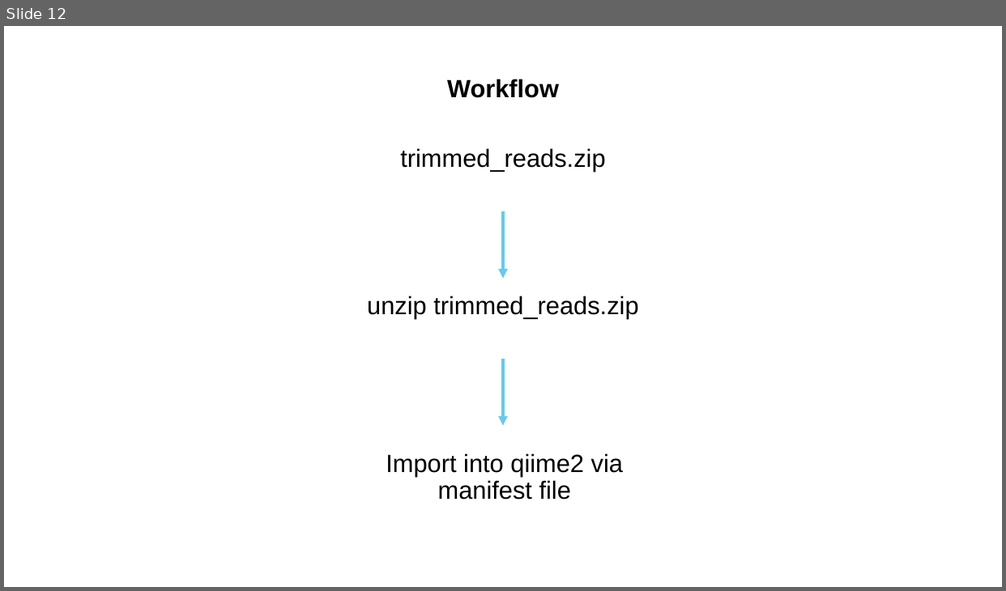
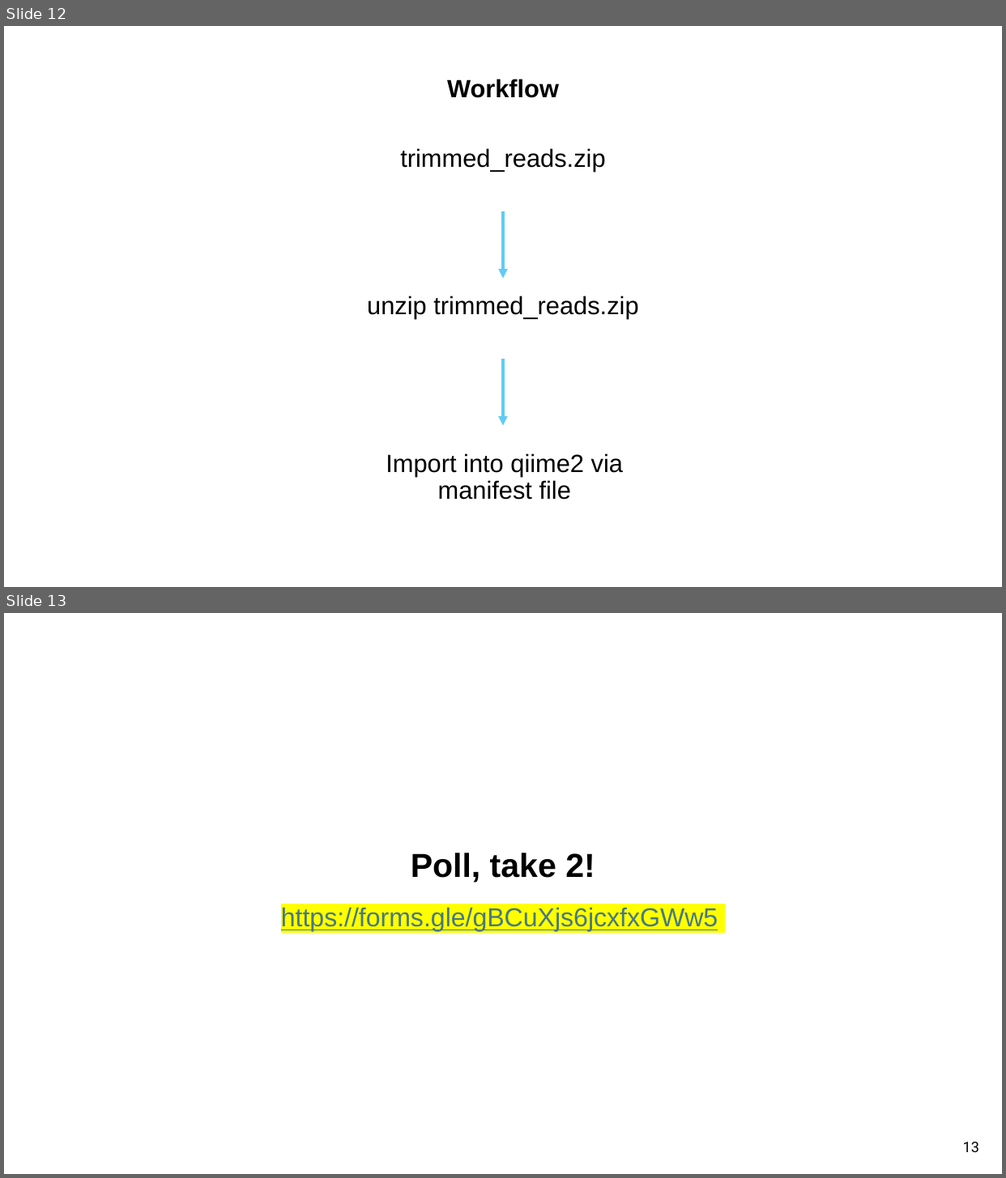
Before and after one commit to sabahzero/UPRM_QIIME2workshop, a slide deck: lectures/IntroLecture1b_Smith.pptx. Shown one above the other, each under a label of ours: slide 12 before the commit, slides 12 and 13 after it. The pictures are 1006x591 and 1006x1178 pixels, drawn with LibreOffice and Linux fonts; fonts in the diff are those of the drawing. Boxes give left, top, right and bottom in pixels: in the first picture for what was removed or moved away, otherwise in the second. Text is boxed around its words. In the diff, an @@ line names an element or a change of style, - is before the commit and + after.

```diff
--- a/lectures/IntroLecture1b_Smith.pptx
+++ b/lectures/IntroLecture1b_Smith.pptx
@@ slide 13 added at (x1=4, y1=613, x2=1002, y2=1174), background #FFFFFF @@
@@ text added at (x1=411, y1=853, x2=595, y2=883), 32 pt, text #000000, bold @@
+Poll, take 2!
@@ text added at (x1=281, y1=907, x2=718, y2=932), 25 pt, text #467886, underline @@
+https://forms.gle/gBCuXjs6jcxfxGWw5
@@ page number added at (x1=963, y1=1142, x2=979, y2=1152), 14 pt, text #000000 @@
+13
```
Also in this commit, not shown: 1 slide changed, 1 other slide added, 2 other files.
